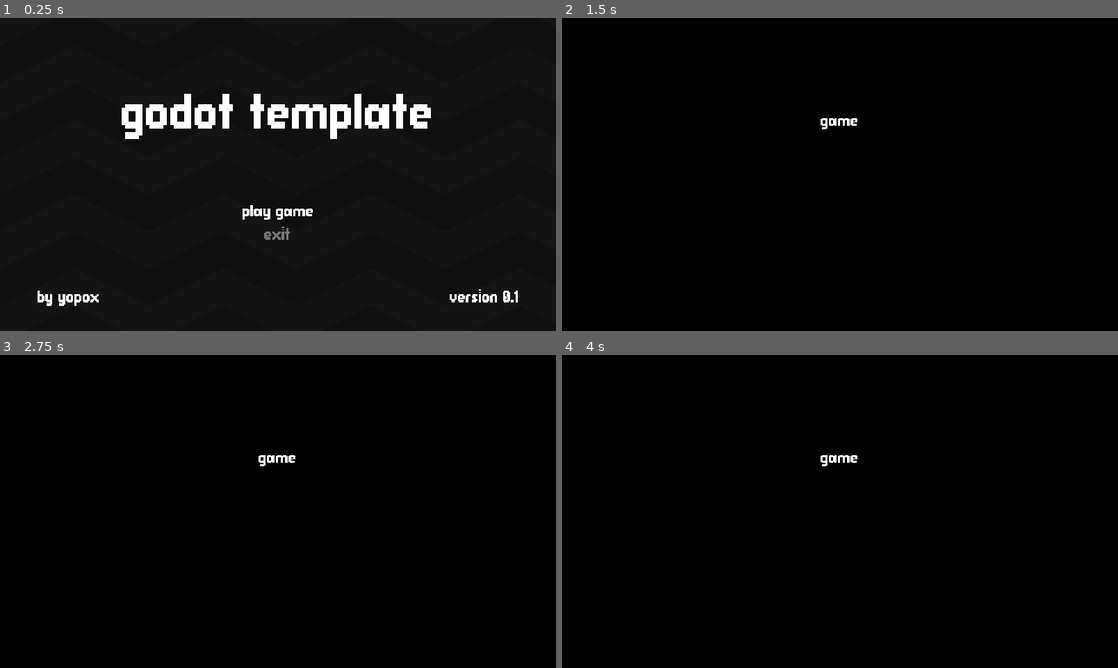
Above: before the commit, frames 1-4 (two rows, left to right).
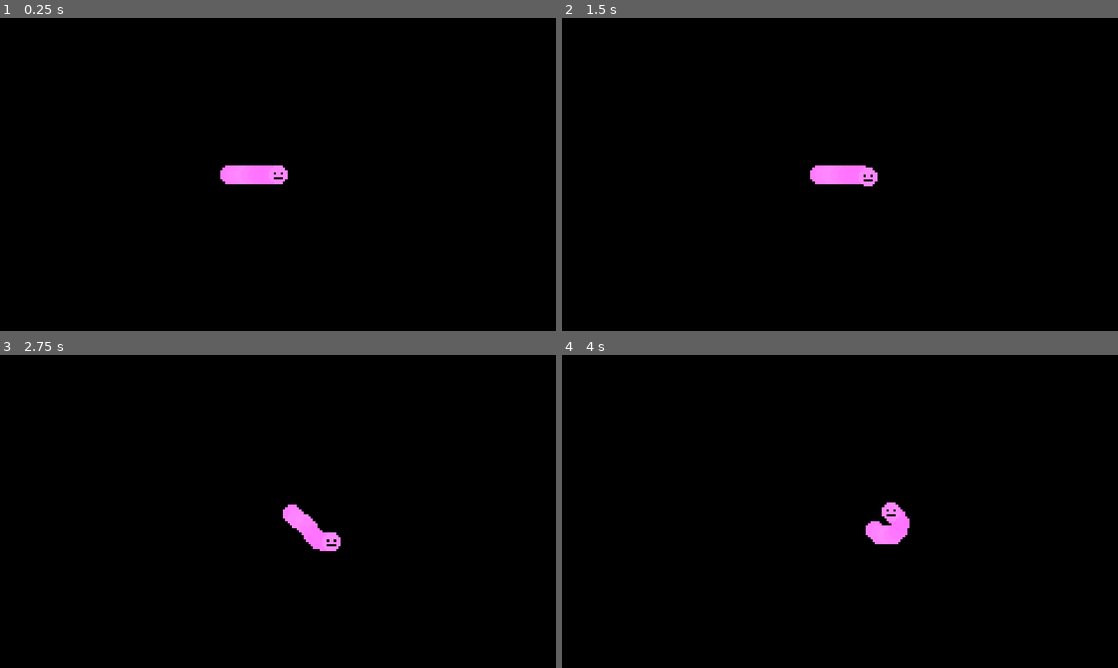
Above: after the commit, the same moments.

Repository: yopox/LD57
Game: Godot game, scene res://actors/worm/worm.tscn
Two runs of this game, one before a commit and one after it. Both use one fixed random seed, a clock stepped at 60 frames per second and the inputs below. Before the commit the project starts from res://scenes/main/main.tscn.
Inputs:
- Up to frame 1 (0.25 s): no input
- Up to frame 2 (1.5 s): tap Enter (start) at 0.5 s; hold D (right) 0.53-1.28 s; tap Space (a) at 0.6, 1.35 s; hold S (down) from 1.28 s (still down)
- Up to frame 3 (2.75 s): release S (down) at 2.03 s; hold D (right) from 2.03 s (still down); tap Enter (start) at 2.1 s; tap Space (a) at 2.3 s
- Up to frame 4 (4 s): release D (right) at 2.78 s; hold W (up) 2.78-3.53 s; tap Space (a) at 2.85, 3.6 s; hold A (left) from 3.53 s (still down)

The runs differ from the first frame. In frame 1, 4.4% of the frame differs, in the area x 6-94%, y 24-92%; in frame 2, 0.8%; in frame 3, 0.8%; in frame 4, 0.8%.

Commit message:
[worm] add basic worm and controls

Diff:
--- /dev/null
+++ b/actors/worm/section.gd
@@ -0,0 +1,12 @@
+class_name WormSection extends Node2D
+
+@onready var sprite: Sprite2D = $Sprite2D
+@onready var face: Sprite2D = $Face
+
+@export var is_face: bool = false
+
+func _ready() -> void:
+	face.texture = face.texture.duplicate()
+	(face.texture as AtlasTexture).region.position.x = 8 * (randi() % 11)
+	face.visible = is_face
+	sprite.modulate.g = randf_range(0.45, 0.55)
--- /dev/null
+++ b/actors/worm/section.tscn
@@ -0,0 +1,19 @@
+[gd_scene load_steps=5 format=3 uid="uid://dy5f6sxex581v"]
+
+[ext_resource type="Script" uid="uid://bc3k4hrt5ijjn" path="res://actors/worm/section.gd" id="1_lftxw"]
+[ext_resource type="Texture2D" uid="uid://c0ytmvu1ihawg" path="res://actors/worm/section.png" id="2_vwaod"]
+[ext_resource type="Texture2D" uid="uid://bcgh0tnn4o4ir" path="res://actors/worm/face.png" id="3_7rf17"]
+
+[sub_resource type="AtlasTexture" id="AtlasTexture_p1lr5"]
+atlas = ExtResource("3_7rf17")
+region = Rect2(0, 0, 8, 8)
+
+[node name="Section" type="Node2D"]
+script = ExtResource("1_lftxw")
+
+[node name="Sprite2D" type="Sprite2D" parent="."]
+modulate = Color(1, 0.521569, 1, 1)
+texture = ExtResource("2_vwaod")
+
+[node name="Face" type="Sprite2D" parent="."]
+texture = SubResource("AtlasTexture_p1lr5")
--- /dev/null
+++ b/actors/worm/worm.gd
@@ -0,0 +1,39 @@
+class_name Worm extends Node2D
+
+@onready var parts: Node2D = $Parts
+@onready var color_rect: ColorRect = $ColorRect
+
+var head_pos = Vector2(0.0, 0.0)
+var speed = 0.3
+
+func _process(delta: float) -> void:
+	move()
+
+
+func move():
+	var moved = false
+
+	var dx = Input.get_axis("left", "right")
+	var dy = Input.get_axis("up", "down")
+
+	if abs(dx) < 0.001 and abs(dy) < 0.001: return
+
+	var move = Vector2(dx, dy).normalized() * speed
+	var dist = speed
+
+	if dist > 0.001:
+		head_pos += move
+		moved = true
+
+	if moved:
+		color_rect.position = head_pos
+		var prev_head = head_pos
+		var z = Util.Z_WORM + parts.get_children().size()
+		for section: WormSection in parts.get_children():
+			var temp = section.position
+			if section.position.distance_to(prev_head) > 3.0:
+				var angle = temp.angle_to_point(prev_head)
+				section.position = temp + Vector2.from_angle(angle) * dist
+			section.z_index = z
+			z -= 1
+			prev_head = temp
--- /dev/null
+++ b/actors/worm/worm.tscn
@@ -0,0 +1,50 @@
+[gd_scene load_steps=3 format=3 uid="uid://duo4rcb8fe756"]
+
+[ext_resource type="PackedScene" uid="uid://dy5f6sxex581v" path="res://actors/worm/section.tscn" id="1_ao0qn"]
+[ext_resource type="Script" uid="uid://bq5fo3feucg4l" path="res://actors/worm/worm.gd" id="1_llwuq"]
+
+[node name="Worm" type="Node2D"]
+script = ExtResource("1_llwuq")
+
+[node name="Parts" type="Node2D" parent="."]
+
+[node name="s1" parent="Parts" instance=ExtResource("1_ao0qn")]
+z_index = 108
+is_face = true
+
+[node name="s2" parent="Parts" instance=ExtResource("1_ao0qn")]
+z_index = 107
+position = Vector2(-3, 0)
+
+[node name="s3" parent="Parts" instance=ExtResource("1_ao0qn")]
+z_index = 106
+position = Vector2(-6, 0)
+
+[node name="s4" parent="Parts" instance=ExtResource("1_ao0qn")]
+z_index = 105
+position = Vector2(-9, 0)
+
+[node name="s5" parent="Parts" instance=ExtResource("1_ao0qn")]
+z_index = 104
+position = Vector2(-12, 0)
+
+[node name="s6" parent="Parts" instance=ExtResource("1_ao0qn")]
+z_index = 103
+position = Vector2(-15, 0)
+
+[node name="s7" parent="Parts" instance=ExtResource("1_ao0qn")]
+z_index = 102
+position = Vector2(-18, 0)
+
+[node name="s8" parent="Parts" instance=ExtResource("1_ao0qn")]
+z_index = 101
+position = Vector2(-21, 0)
+
+[node name="Camera2D" type="Camera2D" parent="."]
+zoom = Vector2(2, 2)
+
+[node name="ColorRect" type="ColorRect" parent="."]
+visible = false
+offset_right = 2.0
+offset_bottom = 2.0
+color = Color(1, 0, 0, 1)
--- a/globals/util.gd
+++ b/globals/util.gd
@@ -8,3 +8,5 @@
 	Scenes.Title: "res://menus/title/title.tscn",
 	Scenes.Game: "res://scenes/game/game.tscn",
 }
+
+var Z_WORM: float = 100;
--- a/project.godot
+++ b/project.godot
@@ -12,7 +12,7 @@
 
 config/name="godot-template"
 config/version="0.1"
-run/main_scene="uid://cb203su2li1sw"
+run/main_scene="uid://duo4rcb8fe756"
 config/features=PackedStringArray("4.4", "GL Compatibility")
 
 [autoload]
Binary file added: actors/worm/face.aseprite
Binary file added: actors/worm/face.png
Not shown, added: actors/worm/face.png.import
Not shown, added: actors/worm/section.gd.uid
Binary file added: actors/worm/section.png
Not shown, added: actors/worm/section.png.import
Not shown, added: actors/worm/worm.gd.uid
